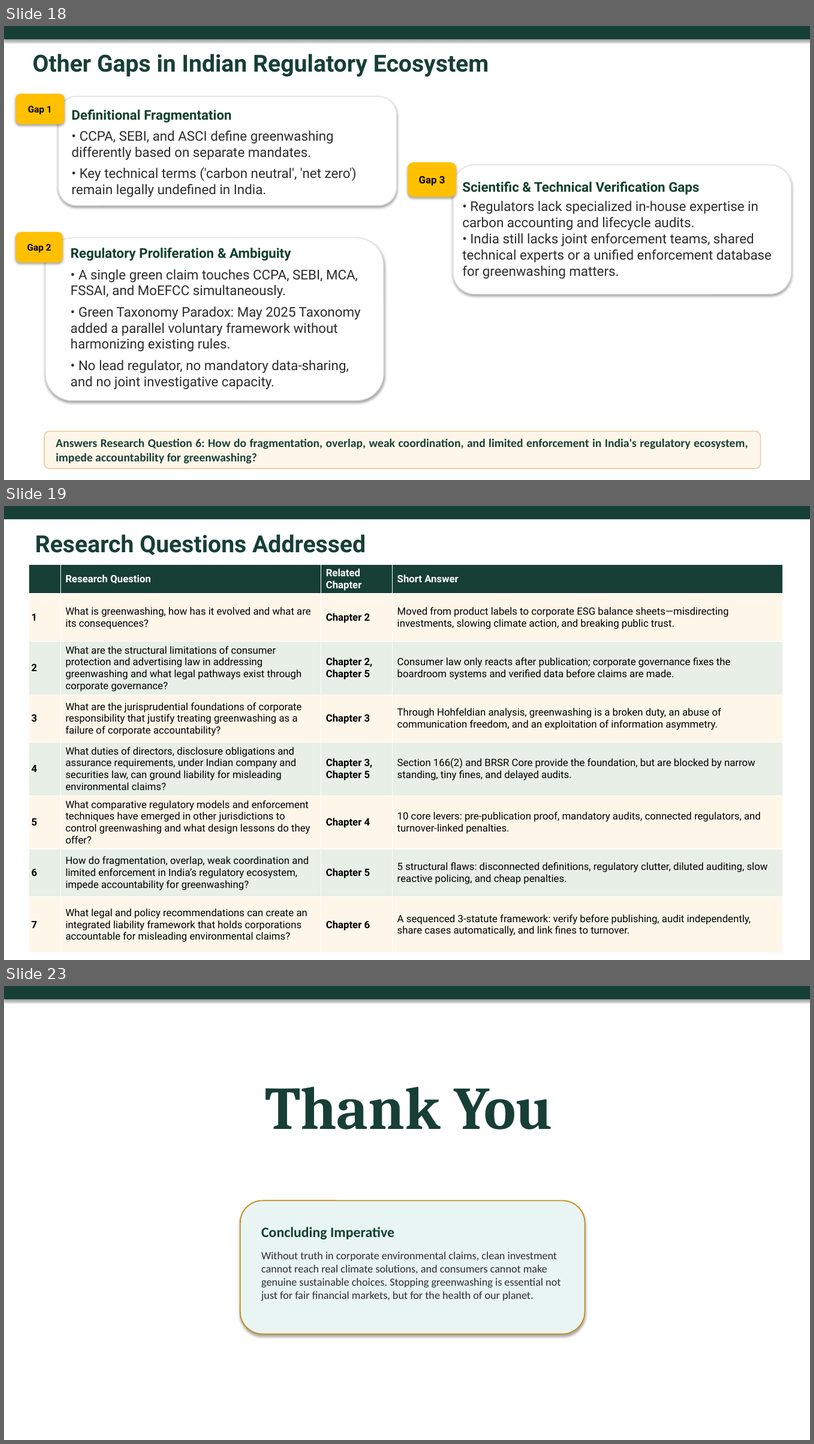
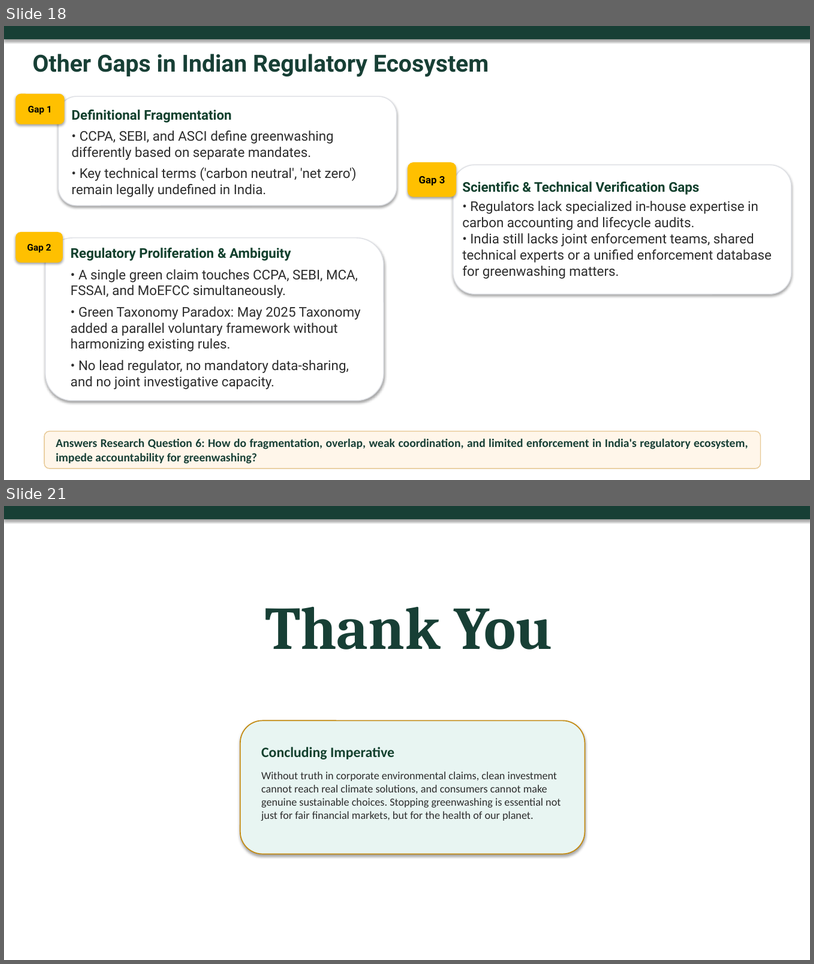
Before and after one commit to atul516/Final-VIva, a slide deck: Thesis Defence Presentation Final.pptx. Shown one above the other, each under a label of ours: slides 18, 19 and 23 before the commit, slides 18 and 21 after it; the slides between them are not shown. The pictures are 814x1444 and 814x964 pixels, drawn with LibreOffice and Linux fonts; fonts in the diff are those of the drawing. Boxes give left, top, right and bottom in pixels: in the first picture for what was removed or moved away, otherwise in the second. Text is boxed around its words. In the diff, an @@ line names an element or a change of style, - is before the commit and + after.

```diff
--- a/Thesis Defence Presentation Final.pptx
+++ b/Thesis Defence Presentation Final.pptx
@@ slide 19 removed at <box>4,506,810,960</box>, background #FFFFFF @@
@@ rectangle removed at <box>4,506,810,519</box> @@
@@ text removed at <box>35,534,366,555</box> @@
-Research Questions Addressed
@@ table removed at <box>29,565,783,952</box>, 8 rows, 4 columns @@
- | Research Question | Related Chapter | Short Answer
-1 | What is greenwashing, how has it evolved and what are its consequences? | Chapter 2 | Moved from product labels to corporate ESG balance sheets—misdirecting investments, slowing climate action, and breaking public trust.
-2 | What are the structural limitations of consumer protection and advertising law in addressing greenwashing and what legal pathways exist through corporate governance? | Chapter 2, Chapter 5 | Consumer law only reacts after publication; corporate governance fixes the boardroom systems and verified data before claims are made.
-3 | What are the jurisprudential foundations of corporate responsibility that justify treating greenwashing as a failure of corporate accountability? | Chapter 3 | Through Hohfeldian analysis, greenwashing is a broken duty, an abuse of communication freedom, and an exploitation of information asymmetry.
-4 | What duties of directors, disclosure obligations and assurance requirements, under Indian company and securities law, can ground liability for misleading environmental claims? | Chapter 3, Chapter 5 | Section 166(2) and BRSR Core provide the foundation, but are blocked by narrow standing, tiny fines, and delayed audits.
-5 | What comparative regulatory models and enforcement techniques have emerged in other jurisdictions to control greenwashing and what design lessons do they offer? | Chapter 4 | 10 core levers: pre-publication proof, mandatory audits, connected regulators, and turnover-linked penalties.
-6 | How do fragmentation, overlap, weak coordination and limited enforcement in India’s regulatory ecosystem, impede accountability for greenwashing? | Chapter 5 | 5 structural flaws: disconnected definitions, regulatory clutter, diluted auditing, slow reactive policing, and cheap penalties.
-7 | What legal and policy recommendations can create an integrated liability framework that holds corporations accountable for misleading environmental claims? | Chapter 6 | A sequenced 3-statute framework: verify before publishing, audit independently, share cases automatically, and link fines to turnover.
@@ what was slide 23 is now slide 21 @@
```
Also in this commit, not shown: 2 slides changed, 1 other slide removed, 1 other file.
